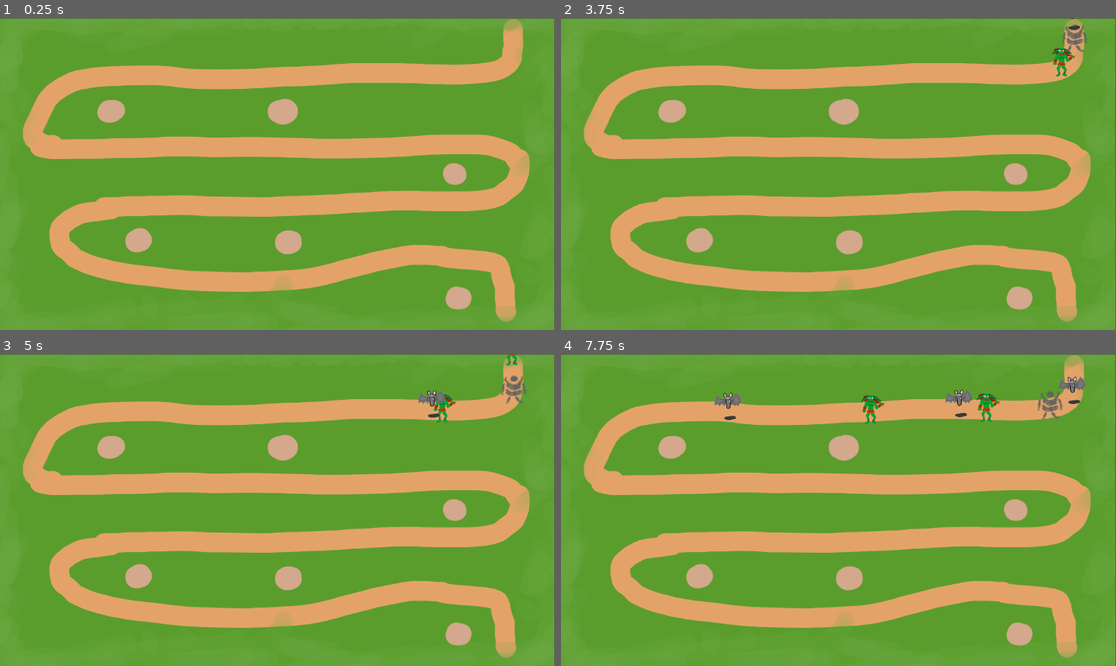
Above: before the commit, frames 1-4 (two rows, left to right).
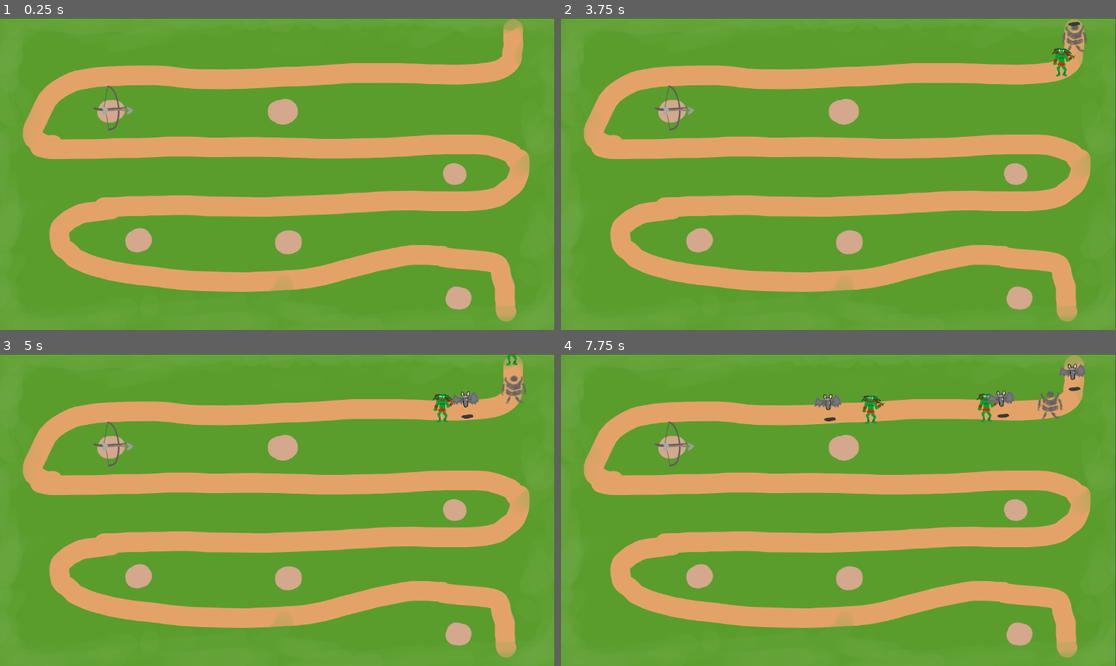
Above: after the commit, the same moments.

Repository: willNP/Tower-Defense
Game: Godot game, scene res://Scenes/main.tscn
The game is run twice, just before and just after one commit, with the same random seed, the same clock (stepped at 60 frames per second) and the same inputs.
Inputs:
- Up to frame 1 (0.25 s): no input
- Up to frame 2 (3.75 s): tap Enter at 0.5, 2 s; tap Space at 1.25 s
- Up to frame 3 (5 s): no input
- Up to frame 4 (7.75 s): no input

The runs differ from the first frame. In frame 1, 0.2% of the frame differs, in the area x 16-25%, y 21-37%; in frame 2, 0.2%; in frame 3, 0.5%; in frame 4, 1.2%, in the area x 16-95%, y 3-37%.

Commit message:
Agregado torreta, y logica para apuntado inteligente

Diff:
--- a/Scenes/Enemies/bat.tscn
+++ b/Scenes/Enemies/bat.tscn
@@ -7,9 +7,12 @@
 [sub_resource type="Resource" id="Resource_t7iyi"]
 script = ExtResource("3_b8w2u")
 Health = 100.0
-Speed = 200.0
+Speed = 150.0
 Armor = 20.0
 metadata/_custom_type_script = "uid://dbhlhods3p7dq"
+
+[sub_resource type="CapsuleShape2D" id="CapsuleShape2D_jiqd8"]
+height = 34.0
 
 [node name="Bat" type="Node2D" node_paths=PackedStringArray("Sprite")]
 script = ExtResource("1_hlhrk")
@@ -21,3 +24,9 @@
 scale = Vector2(0.3, 0.3)
 texture = ExtResource("3_jiqd8")
 offset = Vector2(-23.3333, -100)
+
+[node name="Area2D" type="Area2D" parent="." groups=["ENEMY"]]
+
+[node name="CollisionShape2D" type="CollisionShape2D" parent="Area2D"]
+position = Vector2(-2, -24)
+shape = SubResource("CapsuleShape2D_jiqd8")
--- a/Scenes/Enemies/goblin.tscn
+++ b/Scenes/Enemies/goblin.tscn
@@ -11,6 +11,10 @@
 Armor = 20.0
 metadata/_custom_type_script = "uid://dbhlhods3p7dq"
 
+[sub_resource type="CapsuleShape2D" id="CapsuleShape2D_5ec5f"]
+radius = 14.0
+height = 64.0
+
 [node name="Goblin" type="Node2D" node_paths=PackedStringArray("Sprite")]
 script = ExtResource("1_xm08b")
 Sprite = NodePath("Sprite2D")
@@ -20,3 +24,9 @@
 position = Vector2(-2.00001, -1.99999)
 scale = Vector2(0.3, 0.3)
 texture = ExtResource("3_v3y8l")
+
+[node name="Area2D" type="Area2D" parent="." groups=["ENEMY"]]
+
+[node name="CollisionShape2D" type="CollisionShape2D" parent="Area2D"]
+position = Vector2(-2, -3)
+shape = SubResource("CapsuleShape2D_5ec5f")
--- a/Scenes/Enemies/golem.tscn
+++ b/Scenes/Enemies/golem.tscn
@@ -11,6 +11,10 @@
 Armor = 75.0
 metadata/_custom_type_script = "uid://dbhlhods3p7dq"
 
+[sub_resource type="CapsuleShape2D" id="CapsuleShape2D_whxg7"]
+radius = 26.0
+height = 72.0
+
 [node name="Golem" type="Node2D" node_paths=PackedStringArray("Sprite")]
 script = ExtResource("1_dmx3f")
 Sprite = NodePath("Sprite2D")
@@ -19,3 +23,8 @@
 [node name="Sprite2D" type="Sprite2D" parent="."]
 scale = Vector2(2, 2)
 texture = ExtResource("2_whxg7")
+
+[node name="Area2D" type="Area2D" parent="." groups=["ENEMY"]]
+
+[node name="CollisionShape2D" type="CollisionShape2D" parent="Area2D"]
+shape = SubResource("CapsuleShape2D_whxg7")
--- /dev/null
+++ b/Scenes/Towers/crossbow.tscn
@@ -0,0 +1,28 @@
+[gd_scene load_steps=5 format=3 uid="uid://d07fnoy7kbogk"]
+
+[ext_resource type="Script" uid="uid://cexhuow7ajua3" path="res://Scripts/Towers/crossbow.gd" id="1_pjyai"]
+[ext_resource type="Texture2D" uid="uid://58e3wsrkswbe" path="res://Resources/Images/Towers/Crossbow/ballesta.png" id="1_xrbwm"]
+[ext_resource type="Texture2D" uid="uid://rj0oqxi54nin" path="res://Resources/Images/Towers/Crossbow/flecha.png" id="2_hiux4"]
+
+[sub_resource type="CircleShape2D" id="CircleShape2D_hiux4"]
+radius = 218.0367
+
+[node name="Crossbow" type="Node2D"]
+script = ExtResource("1_pjyai")
+
+[node name="CrossbowSprite" type="Sprite2D" parent="."]
+rotation = 1.5707964
+texture = ExtResource("1_xrbwm")
+
+[node name="ArrowSprite" type="Sprite2D" parent="."]
+position = Vector2(0, 3)
+rotation = 1.5707964
+texture = ExtResource("2_hiux4")
+
+[node name="RangeArea" type="Area2D" parent="."]
+
+[node name="CollisionShape2D" type="CollisionShape2D" parent="RangeArea"]
+shape = SubResource("CircleShape2D_hiux4")
+
+[connection signal="area_entered" from="RangeArea" to="." method="_on_range_area_area_entered"]
+[connection signal="area_exited" from="RangeArea" to="." method="_on_range_area_area_exited"]
--- a/Scenes/main.tscn
+++ b/Scenes/main.tscn
@@ -1,8 +1,9 @@
-[gd_scene load_steps=5 format=3 uid="uid://38rv2wi815l6"]
+[gd_scene load_steps=6 format=3 uid="uid://38rv2wi815l6"]
 
 [ext_resource type="Texture2D" uid="uid://cxtmsp7fdr7gk" path="res://Resources/Images/Maps/Mapa.png" id="1_jjgbg"]
 [ext_resource type="Script" uid="uid://15x74pthel1f" path="res://Scripts/Enemies/path_2d.gd" id="2_8gbba"]
 [ext_resource type="Script" uid="uid://dnm6053v72yab" path="res://Scripts/Resources/Maps/map1.gd" id="3_8gbba"]
+[ext_resource type="PackedScene" uid="uid://d07fnoy7kbogk" path="res://Scenes/Towers/crossbow.tscn" id="4_jjvhh"]
 
 [sub_resource type="Curve2D" id="Curve2D_8gbba"]
 _data = {
@@ -20,3 +21,6 @@
 [node name="Path2D" type="Path2D" parent="map"]
 curve = SubResource("Curve2D_8gbba")
 script = ExtResource("3_8gbba")
+
+[node name="Crossbow" parent="." instance=ExtResource("4_jjvhh")]
+position = Vector2(233, 189)
--- /dev/null
+++ b/Scripts/Towers/crossbow.gd
@@ -0,0 +1,47 @@
+extends Node2D
+class_name Crossbow
+
+var hasTarget : bool
+var targetList : Array[Character]
+var currentTarget : Character
+
+func _physics_process(delta: float) -> void:
+	if hasTarget:
+		look_at(currentTarget.global_position)
+
+
+
+func _on_range_area_area_entered(area: Area2D) -> void:
+	if "ENEMY" in area.get_groups():
+		targetList.append(area.get_parent())
+		if not hasTarget:
+			hasTarget = true
+			currentTarget = area.get_parent()
+
+func _on_range_area_area_exited(area: Area2D) -> void:
+	targetList.erase(area.get_parent())
+	targetList = targetList.filter(is_instance_valid)
+	if hasTarget:
+		if targetList.size() > 0:
+			# Filtra la lista de acuerdo al que este mas avanzado en el path
+			targetList.sort_custom(func(a, b):
+				return a.pathFollow.progress_ratio > b.pathFollow.progress_ratio
+			)
+			currentTarget = targetList[0]
+
+		else:
+			currentTarget = null
+			hasTarget = false
+
+
+func get_next_target() -> Character:
+	var furthest_target : Character = null
+	var max_progress := -1.0
+
+	for enemy in targetList:
+		var path_follow = enemy.pathFollow
+		if path_follow:
+			if path_follow.progress_ratio > max_progress:
+				max_progress = path_follow.progress_ratio
+				furthest_target = enemy
+	return furthest_target
Binary file added: Resources/Images/Towers/Crossbow/ballesta.png
Not shown, added: Resources/Images/Towers/Crossbow/ballesta.png.import
Binary file added: Resources/Images/Towers/Crossbow/flecha.png
Not shown, added: Resources/Images/Towers/Crossbow/flecha.png.import
Not shown: 1 places in Scenes/Enemies/bat.tscn that only renumber resources
Not shown: 1 places in Scenes/Enemies/goblin.tscn that only renumber resources
Not shown: 1 places in Scenes/Enemies/golem.tscn that only renumber resources
Not shown, added: Scripts/Towers/crossbow.gd.uid
Not shown, added: Scenes/Towers/crossbow.tscn7571753328.tmp
Not shown, added: Scenes/Towers/crossbow.tscn7580095435.tmp
